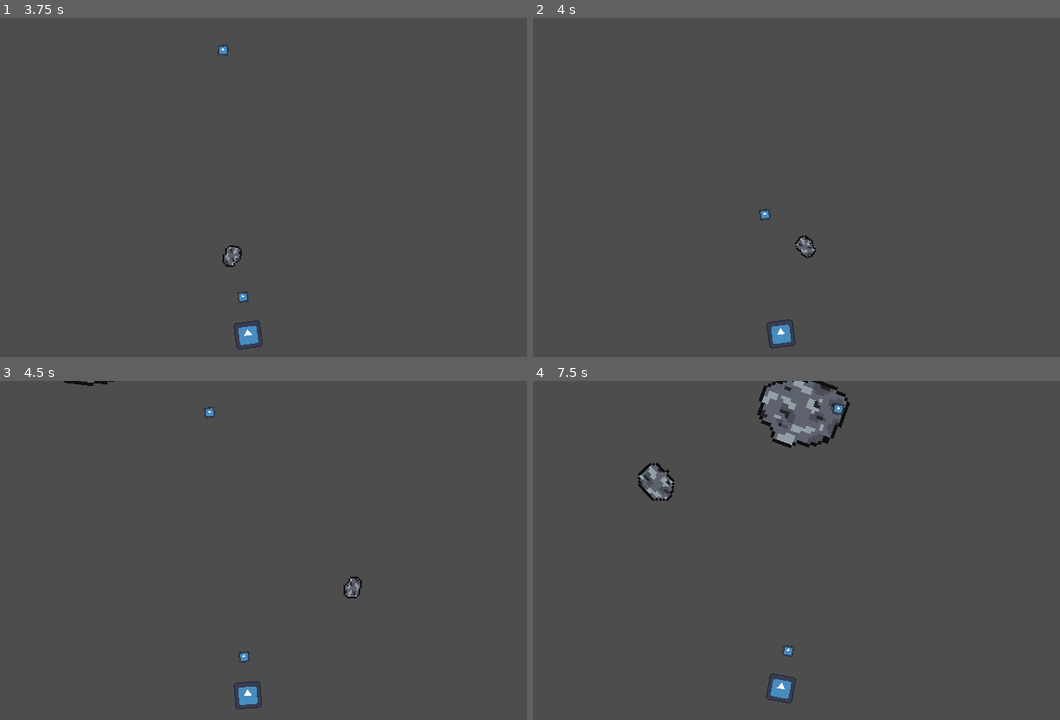
Above: before the commit, frames 1-4 (two rows, left to right).
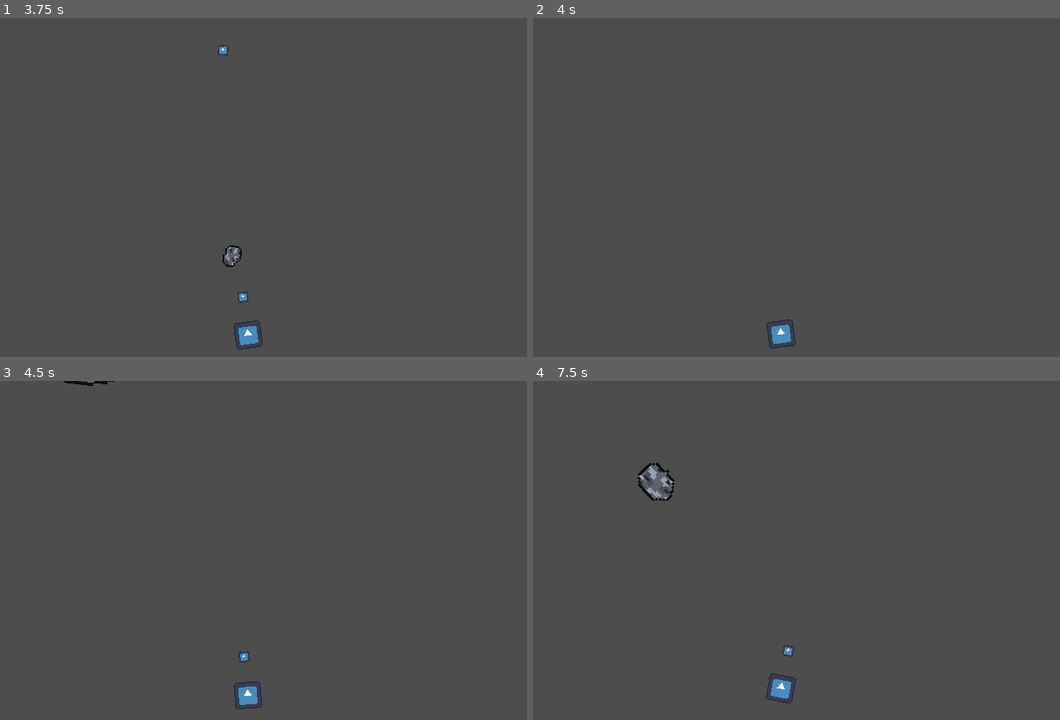
Above: after the commit, the same moments.

Repository: RageWolf/Cosmic-Order-Beginners-Jam-Winter-2024
Game: Godot game, scene res://src/asteroids.tscn
Same seed, same stepped clock (60 frames per second), same inputs: the game is played once before the commit and once after it. This scene is started directly instead of the project's main scene. The engine's default icon, where the game draws it, is replaced by a stand-in: a white triangle on a blue panel in a dark square.
Inputs:
- Up to frame 1 (3.75 s): tap Enter at 0.5 s; hold A (turn_right) 0.53-1.28 s; tap Space (shoot) every 0.75 s from 0.6 to 3.6 s; hold D (turn_left) 1.28-2.03 s; hold A (turn_right) 2.03-2.78 s; hold W (thrust) 2.78-3.53 s; hold D (turn_left) from 3.53 s (still down)
- Up to frame 2 (4 s): keep holding D (turn_left)
- Up to frame 3 (4.5 s): keep holding D (turn_left); tap Space (shoot) at 4.35 s
- Up to frame 4 (7.5 s): tap Space (shoot) every 0.75 s from 5.1 to 7.35 s; release D (turn_left) at 5.78 s; hold A (turn_right) 5.78-6.53 s; hold W (thrust) 6.53-7.28 s; hold A (turn_right) from 7.28 s (still down)

Frame 1 is identical in both runs. In frame 2, 0.2% of the frame differs, in the area x 42-54%, y 56-72%; in frame 3, 0.2%; in frame 4, 2.3%, in the area x 42-61%, y 0-20%.

Commit message:
Collision detection/asteroid destruction

Diff:
--- a/src/asteroid.tscn
+++ b/src/asteroid.tscn
@@ -9,6 +9,45 @@
 resource_local_to_scene = true
 radius = 0.0
 
+[sub_resource type="Animation" id="Animation_i2oej"]
+length = 0.001
+tracks/0/type = "value"
+tracks/0/imported = false
+tracks/0/enabled = true
+tracks/0/path = NodePath("Sprite2D:scale")
+tracks/0/interp = 1
+tracks/0/loop_wrap = true
+tracks/0/keys = {
+"times": PackedFloat32Array(0),
+"transitions": PackedFloat32Array(1),
+"update": 0,
+"values": [Vector2(4, 4)]
+}
+tracks/1/type = "value"
+tracks/1/imported = false
+tracks/1/enabled = true
+tracks/1/path = NodePath("Sprite2D:texture")
+tracks/1/interp = 1
+tracks/1/loop_wrap = true
+tracks/1/keys = {
+"times": PackedFloat32Array(0),
+"transitions": PackedFloat32Array(1),
+"update": 1,
+"values": [ExtResource("1_ixs4q")]
+}
+tracks/2/type = "value"
+tracks/2/imported = false
+tracks/2/enabled = true
+tracks/2/path = NodePath("CollisionShape2D:shape")
+tracks/2/interp = 1
+tracks/2/loop_wrap = true
+tracks/2/keys = {
+"times": PackedFloat32Array(0),
+"transitions": PackedFloat32Array(1),
+"update": 1,
+"values": [SubResource("CircleShape2D_p6pxl")]
+}
+
 [sub_resource type="CircleShape2D" id="CircleShape2D_xxd43"]
 resource_local_to_scene = true
 radius = 44.32
@@ -140,45 +179,6 @@
 "transitions": PackedFloat32Array(1),
 "update": 1,
 "values": [SubResource("CircleShape2D_4b6ky")]
-}
-
-[sub_resource type="Animation" id="Animation_i2oej"]
-length = 0.001
-tracks/0/type = "value"
-tracks/0/imported = false
-tracks/0/enabled = true
-tracks/0/path = NodePath("Sprite2D:scale")
-tracks/0/interp = 1
-tracks/0/loop_wrap = true
-tracks/0/keys = {
-"times": PackedFloat32Array(0),
-"transitions": PackedFloat32Array(1),
-"update": 0,
-"values": [Vector2(4, 4)]
-}
-tracks/1/type = "value"
-tracks/1/imported = false
-tracks/1/enabled = true
-tracks/1/path = NodePath("Sprite2D:texture")
-tracks/1/interp = 1
-tracks/1/loop_wrap = true
-tracks/1/keys = {
-"times": PackedFloat32Array(0),
-"transitions": PackedFloat32Array(1),
-"update": 1,
-"values": [ExtResource("1_ixs4q")]
-}
-tracks/2/type = "value"
-tracks/2/imported = false
-tracks/2/enabled = true
-tracks/2/path = NodePath("CollisionShape2D:shape")
-tracks/2/interp = 1
-tracks/2/loop_wrap = true
-tracks/2/keys = {
-"times": PackedFloat32Array(0),
-"transitions": PackedFloat32Array(1),
-"update": 1,
-"values": [SubResource("CircleShape2D_p6pxl")]
 }
 
 [sub_resource type="AnimationLibrary" id="AnimationLibrary_ci637"]
--- a/src/player_ship.gd
+++ b/src/player_ship.gd
@@ -2,6 +2,7 @@
 class_name PlayerShip
 
 @export var projectile_scene: PackedScene
+@export var hit_detector: Area2D
 @export var thrust_force: float = 100
 @export var turn_speed: float = 100
 @export var fire_rate: Timer
@@ -12,7 +13,7 @@
 func _ready() -> void:
 	can_shoot = true
 	fire_rate.timeout.connect(on_fire_rate_timeout)
-
+	hit_detector.area_entered.connect(on_hit_detector_area_entered)
 func _process(delta) -> void:
 	turn_direction = Input.get_axis("turn_right", "turn_left")
 	apply_torque(turn_direction * turn_speed)
@@ -47,3 +48,7 @@
 	projectile.global_rotation = global_rotation
 	can_shoot = false
 	fire_rate.start()
+
+func on_hit_detector_area_entered(area: Area2D) -> void:
+	if area is Asteroid:
+		print("hit an asteroid")
--- a/src/player_ship.tscn
+++ b/src/player_ship.tscn
@@ -7,10 +7,14 @@
 [sub_resource type="RectangleShape2D" id="RectangleShape2D_fe1hk"]
 size = Vector2(32, 32)
 
-[node name="PlayerShip" type="RigidBody2D" node_paths=PackedStringArray("fire_rate")]
+[sub_resource type="CircleShape2D" id="CircleShape2D_72ec2"]
+radius = 16.0312
+
+[node name="PlayerShip" type="RigidBody2D" node_paths=PackedStringArray("hit_detector", "fire_rate")]
 gravity_scale = 0.0
 script = ExtResource("1_e4w1i")
 projectile_scene = ExtResource("2_6xkug")
+hit_detector = NodePath("HitDetector")
 thrust_force = 10.0
 turn_speed = 10.0
 fire_rate = NodePath("FireRate")
@@ -24,3 +28,8 @@
 
 [node name="FireRate" type="Timer" parent="."]
 wait_time = 0.5
+
+[node name="HitDetector" type="Area2D" parent="."]
+
+[node name="CollisionShape2D" type="CollisionShape2D" parent="HitDetector"]
+shape = SubResource("CircleShape2D_72ec2")
--- a/src/projectile.gd
+++ b/src/projectile.gd
@@ -3,5 +3,13 @@
 
 @export var speed: float = 400
 
+func _ready() -> void:
+	area_entered.connect(_on_area_entered)
+
 func _process(delta: float) -> void:
 	position += Vector2.UP.rotated(rotation) * speed * delta
+
+func _on_area_entered(area: Area2D) -> void:
+	if area is Asteroid:
+		area.queue_free()
+		queue_free()
Not shown: 1 places in src/player_ship.tscn that only renumber resources
